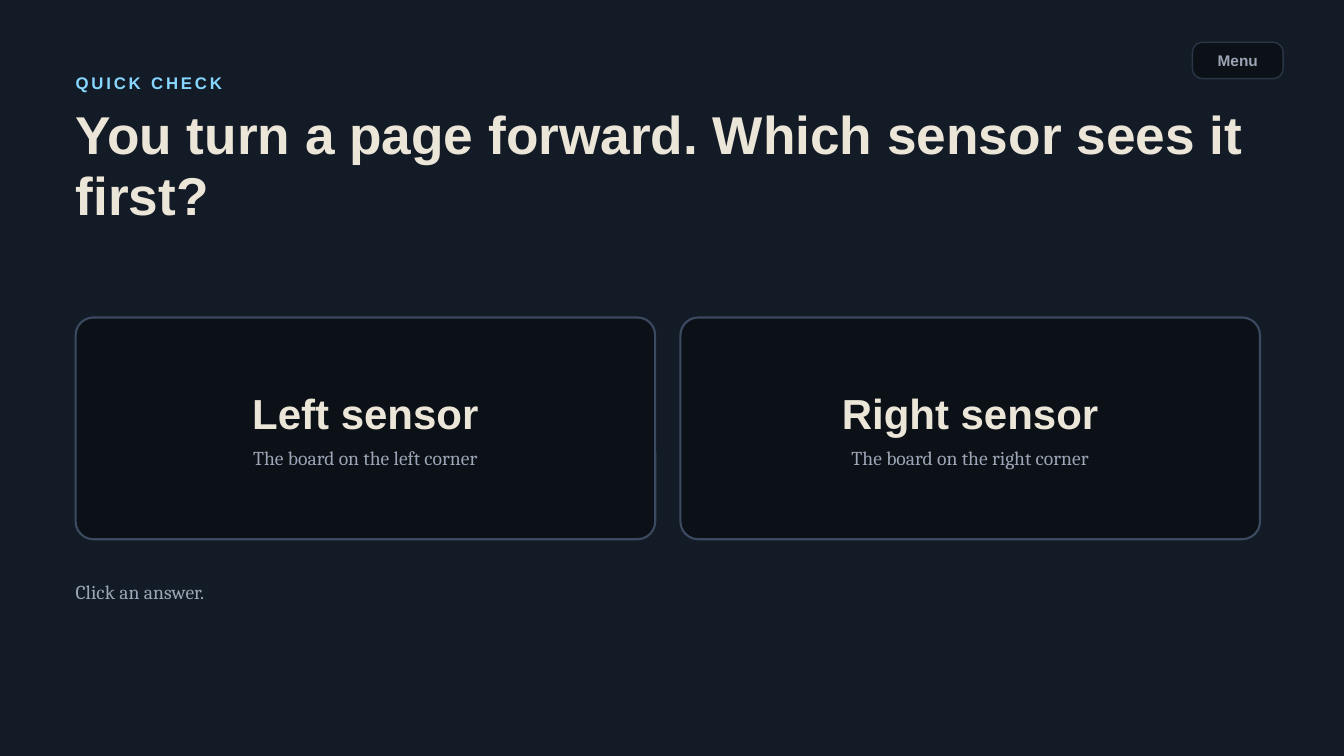
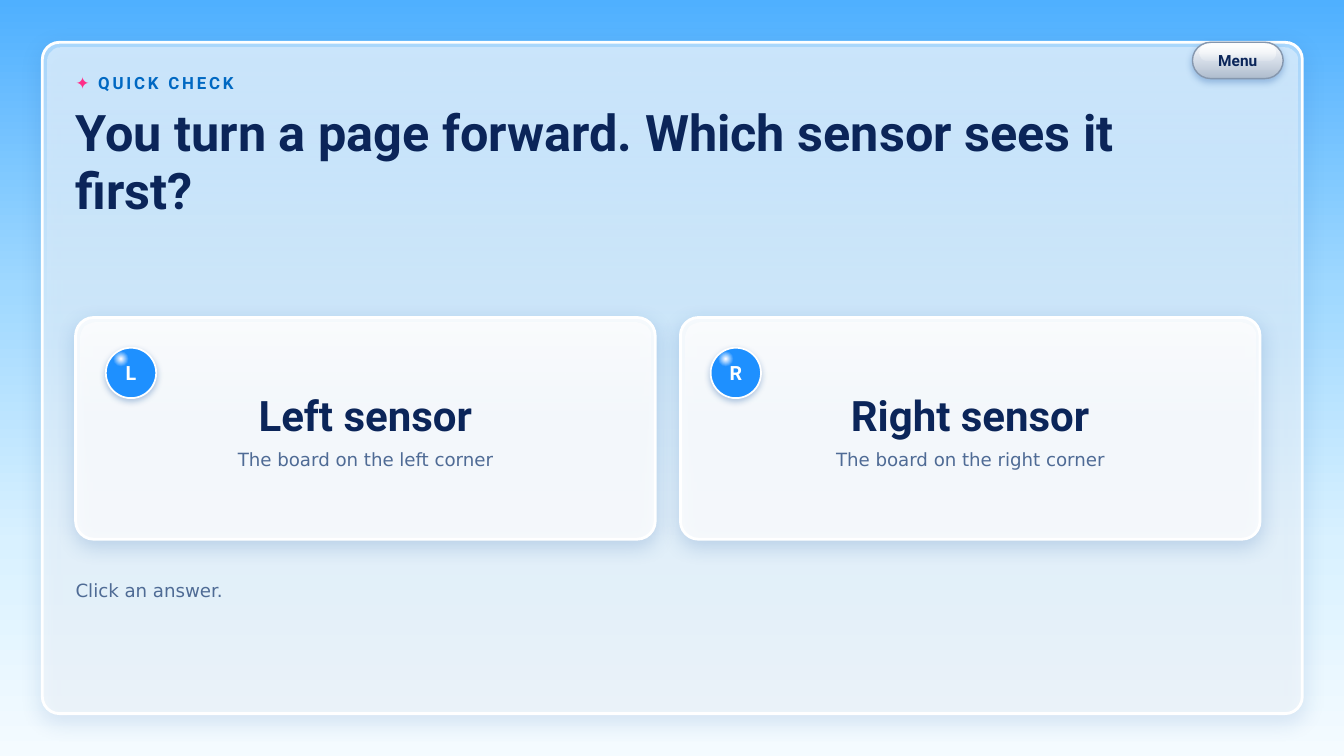
Before and after one commit to sharmaricha676-rgb/bookcounterppt, a slide deck: slide 21 of BookCounter-interactive.pptx (slide 20 before the commit). Drawn at 1344x756 pixels with LibreOffice and Linux fonts; fonts in the diff are those of the drawing. Boxes give left, top, right and bottom in pixels: in the first picture for what was removed or moved away, otherwise in the second. Text is boxed around its words. In the diff, an @@ line names an element or a change of style, - is before the commit and + after.

```diff
--- a/BookCounter-interactive.pptx
+++ b/BookCounter-interactive.pptx
@@ background #131B26 to gradient #4FB0FF to #9FD8FF to #D9F1FF to #F4FBFF @@
@@ rounded rectangle added at bbox=[42, 42, 1303, 714], fill #FFFFFF at 50% opacity, outline #9FB3C8 2 pt @@
@@ rounded rectangle added at bbox=[47, 47, 1298, 356], fill gradient #FFFFFF @@
@@ rounded rectangle "Menu" at bbox=[1193, 42, 1284, 79]: font Arial to Roboto, text colour #9BA5B5 to #0B2559; fill #0C1118 to none; outline #2A3647 1 pt to none; proportions changed @@
@@ rounded rectangle added at bbox=[1193, 42, 1284, 79], fill gradient #FFFFFF to #D5DDE8 to #AEBCCD, outline #8597AE 1 pt @@
@@ rounded rectangle added at bbox=[1200, 44, 1276, 60], fill gradient #FFFFFF @@
@@ text at bbox=[98, 77, 233, 91]: text changed; font Arial to Roboto; text colour #86D6FF to #0068C2 @@
-QUICK CHECK
+✦ QUICK CHECK
@@ text "You turn a page forward. ..." at bbox=[76, 112, 1113, 210]: size 38 to 36 pt, font Arial to Roboto, text colour #ECE6D9 to #0B2559 @@
@@ rounded rectangle "Left sensor" at bbox=[76, 318, 655, 539]: font Arial to Roboto, text colour #ECE6D9 to #0B2559 in "Left sensor"; size 14 to 13 pt, font Cambria to DejaVu Sans, text colour #9BA5B5 to #4F6B95 in "The board on the left corner"; fill #0C1118 to none; outline #3B4A60 1.5 pt to none; proportions changed @@
@@ rounded rectangle added at bbox=[76, 318, 655, 539], fill #FFFFFF at 85% opacity, outline #9FB3C8 2 pt @@
@@ rounded rectangle added at bbox=[81, 323, 650, 424], fill gradient #FFFFFF @@
@@ rounded rectangle "Right sensor" at bbox=[681, 318, 1260, 539]: font Arial to Roboto, text colour #ECE6D9 to #0B2559 in "Right sensor"; size 14 to 13 pt, font Cambria to DejaVu Sans, text colour #9BA5B5 to #4F6B95 in "The board on the right corner"; fill #0C1118 to none; outline #3B4A60 1.5 pt to none; proportions changed @@
@@ rounded rectangle added at bbox=[681, 318, 1260, 539], fill #FFFFFF at 85% opacity, outline #9FB3C8 2 pt @@
@@ rounded rectangle added at bbox=[686, 323, 1255, 424], fill gradient #FFFFFF @@
@@ ellipse added at bbox=[106, 348, 156, 398], fill gradient #FFFFFF to #1E90FF, outline #FFFFFF 1.25 pt, 14 pt, text #FFFFFF, bold @@
+L
@@ ellipse added at bbox=[711, 348, 761, 398], fill gradient #FFFFFF to #1E90FF, outline #FFFFFF 1.25 pt, 14 pt, text #FFFFFF, bold @@
+R
@@ text "Click an answer." at bbox=[76, 583, 223, 597]: size 14 to 13 pt, font Cambria to DejaVu Sans, text colour #9BA5B5 to #4F6B95 @@
```
Also in this commit, not shown: 38 other slides changed, 1 slide added, 5 other files.
